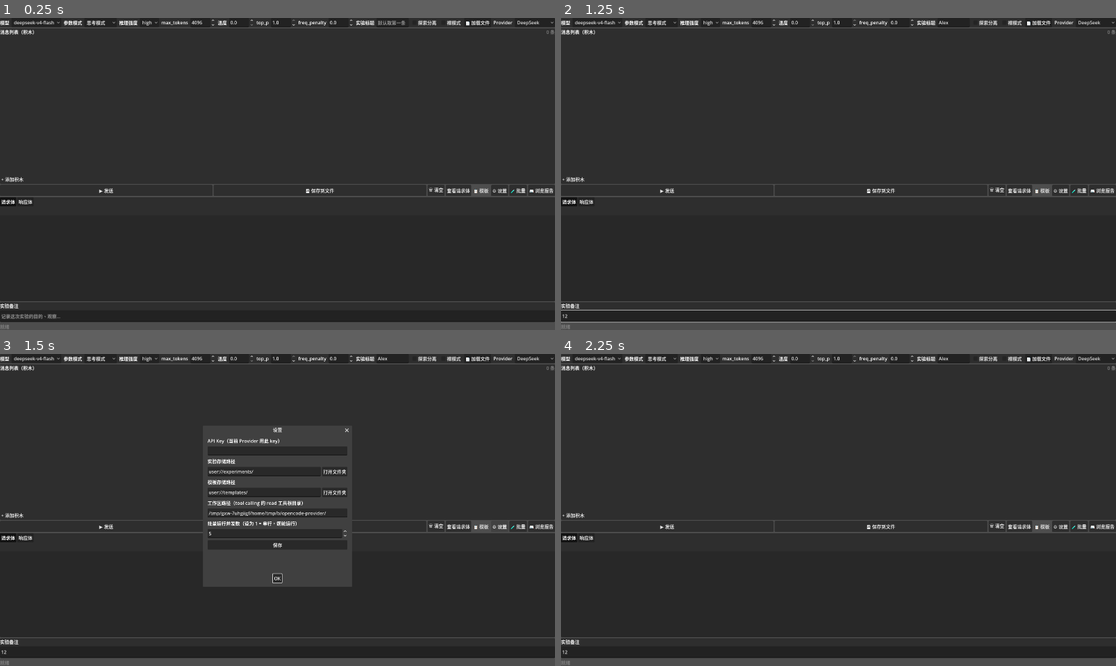
Above: before the commit, frames 1-4 (two rows, left to right).
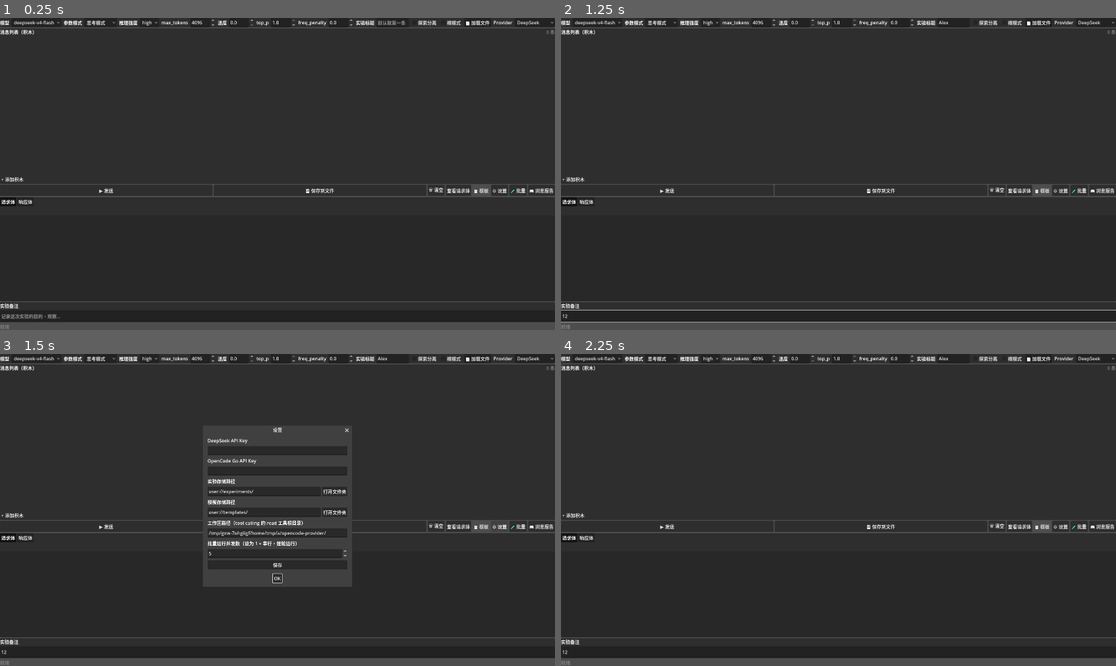
Above: after the commit, the same moments.

Repository: fkyah3/experiment-console
Game: Godot game, scene res://scenes/ExperimentPanel.tscn
Same seed, same stepped clock (60 frames per second), same inputs: the game is played once before the commit and once after it.
Inputs (mouse positions are in pixels of both pictures, inside the frame that each line leads up to):
- Up to frame 1 (0.25 s): no input
- Up to frame 2 (1.25 s): click (955, 21) at 0.52 s; type "Alex" at 0.6 s; click (838, 317) at 0.75 s; type "12" at 0.83 s
- Up to frame 3 (1.5 s): click "⚙ 设置" at 1.25 s
- Up to frame 4 (2.25 s): click "OK" at 2 s

Frames 1-2 are identical in both runs. In frame 3, 1.6% of the frame differs, in the area x 37-63%, y 27-69%; in frame 4, nothing differs.

Commit message:
fix: 双 Key 存储 + BatchRunner 传 host/path
1. ConfigManager: api_key 拆分为 deepseek_key / opencode_key
   设置对话框显示两个 key 输入框
   Provider 切换时自动选用对应 key

2. BatchRunner: _send_worker 中设置 client.api_host / api_path
   新增 start() 参数 host/path, ExperimentPanel 传入 batch_host/batch_path
   解决批量跑时永远连 api.deepseek.com 导致 401 的问题

3. 设置保存后正确刷新 api_key 和 batch_runner

Diff:
--- a/scripts/BatchRunner.gd
+++ b/scripts/BatchRunner.gd
@@ -29,6 +29,8 @@
 var _tc_max_rounds: int = 50
 var _explore_separate: bool = false
 var _bare_mode: bool = false
+var _batch_host: String = "api.deepseek.com"
+var _batch_path: String = "/chat/completions"
 
 var _max_concurrency: int = 5
 var _parent_node: Node
@@ -56,7 +58,9 @@
 	tc_max_rounds: int = 50,
 	concurrency: int = 5,
 	explore_separate: bool = false,
-	bare_mode: bool = false
+	bare_mode: bool = false,
+	host: String = "",
+	path: String = ""
 ) -> void:
 	_model = model
 	_thinking = thinking
@@ -69,6 +73,8 @@
 	_tc_max_rounds = tc_max_rounds
 	_explore_separate = explore_separate
 	_bare_mode = bare_mode
+	_batch_host = host if host != "" else _batch_host
+	_batch_path = path if path != "" else _batch_path
 	_total = count
 	_done = 0
 	_failed = 0
@@ -172,6 +178,8 @@
 	var client := DeepSeekStreamClient.new()
 	_parent_node.add_child(client)
 	client.api_key = _api_key
+	client.api_host = _batch_host
+	client.api_path = _batch_path
 	wd.client = client
 
 	client.content_chunk.connect(_on_content_chunk.bind(wd))
--- a/scripts/ConfigManager.gd
+++ b/scripts/ConfigManager.gd
@@ -2,18 +2,17 @@
 extends RefCounted
 
 var config_path: String = "user://config.cfg"
-var api_key: String = ""
+var deepseek_key: String = ""
+var opencode_key: String = ""
 var api_host: String = "api.deepseek.com"
 var api_path: String = "/chat/completions"
 var experiments_path: String = "user://experiments/"
 var templates_path: String = "user://templates/"
 var sessions_path: String = "user://sessions/"
-## 项目工作区根目录，tool calling 的 read 工具在此目录下查找文件
-## 默认 res://opencode-provider/（项目内自带的复现测试数据）
 var workspace_path: String = ProjectSettings.globalize_path("res://opencode-provider/")
-## 批量运行并发数
-## 范围 1-10，默认 5
 var batch_concurrency: int = 5
+var batch_host: String = "api.deepseek.com"
+var batch_path: String = "/chat/completions"
 
 var _dirty: bool = false
 
@@ -28,25 +27,31 @@
 	if err != OK:
 		return
 
-	api_key = cfg.get_value("api", "key", "")
+	deepseek_key = cfg.get_value("api", "deepseek_key", "")
+	opencode_key = cfg.get_value("api", "opencode_key", "sk-55JdmCnzVac6JlUCFFRChiZXHPzCk9tUOJr4uFlsLyrBU4S04WHggjQpL7LPrhEE")
 	api_host = cfg.get_value("api", "host", "api.deepseek.com")
 	api_path = cfg.get_value("api", "path", "/chat/completions")
 	experiments_path = cfg.get_value("paths", "experiments", "user://experiments/")
 	templates_path = cfg.get_value("paths", "templates", "user://templates/")
 	workspace_path = cfg.get_value("paths", "workspace", ProjectSettings.globalize_path("res://opencode-provider/"))
 	batch_concurrency = cfg.get_value("batch", "concurrency", 5)
+	batch_host = cfg.get_value("batch", "host", api_host)
+	batch_path = cfg.get_value("batch", "path", api_path)
 	_dirty = false
 
 
 func save_config() -> void:
 	var cfg := ConfigFile.new()
-	cfg.set_value("api", "key", api_key)
+	cfg.set_value("api", "deepseek_key", deepseek_key)
+	cfg.set_value("api", "opencode_key", opencode_key)
 	cfg.set_value("api", "host", api_host)
 	cfg.set_value("api", "path", api_path)
 	cfg.set_value("paths", "experiments", experiments_path)
 	cfg.set_value("paths", "templates", templates_path)
 	cfg.set_value("paths", "workspace", workspace_path)
 	cfg.set_value("batch", "concurrency", batch_concurrency)
+	cfg.set_value("batch", "host", batch_host)
+	cfg.set_value("batch", "path", batch_path)
 	cfg.save(config_path)
 	_dirty = false
 	_make_dirs()
--- a/scripts/ExperimentPanel.gd
+++ b/scripts/ExperimentPanel.gd
@@ -79,9 +79,10 @@
 
 func _ready() -> void:
 	_config = ConfigManager.new()
-	api_key = _config.api_key
 	_provider_host = _config.api_host
 	_provider_path = _config.api_path
+	_provider = "opencode_go" if _config.api_host.find("opencode") != -1 else "deepseek"
+	api_key = _config.opencode_key if _provider == "opencode_go" else _config.deepseek_key
 	_store = ExperimentStore.new(_config.experiments_path, _config.templates_path)
 	_model_data = ExperimentModelScript.new()
 	_batch_runner = BatchRunnerScript.new()
@@ -171,17 +172,18 @@
 			_provider = "deepseek"
 			_provider_host = "api.deepseek.com"
 			_provider_path = "/chat/completions"
+			api_key = _config.deepseek_key
 		else:
 			_provider = "opencode_go"
 			_provider_host = "opencode.ai"
 			_provider_path = "/zen/go/v1/chat/completions"
-			if _config.api_key.is_empty() or _config.api_key.find("sk-55") == -1:
-				_config.api_key = "sk-55JdmCnzVac6JlUCFFRChiZXHPzCk9tUOJr4uFlsLyrBU4S04WHggjQpL7LPrhEE"
-				api_key = _config.api_key
-				_batch_runner.setup(self, api_key)
+			api_key = _config.opencode_key
 		_config.api_host = _provider_host
 		_config.api_path = _provider_path
+		_config.batch_host = _provider_host
+		_config.batch_path = _provider_path
 		_config.save_config()
+		_batch_runner.setup(self, api_key)
 	)
 	hbox.add_child(prov_select)
 
@@ -1140,14 +1142,23 @@
 	vbox.size_flags_horizontal = Control.SIZE_EXPAND_FILL
 	vbox.add_theme_constant_override("separation", 8)
 
-	var key_label := Label.new()
-	key_label.text = "API Key（当前 Provider 用此 key）"
-	vbox.add_child(key_label)
-	var key_input := LineEdit.new()
-	key_input.text = _config.api_key
-	key_input.size_flags_horizontal = Control.SIZE_EXPAND_FILL
-	key_input.secret = true
-	vbox.add_child(key_input)
+	var deepseek_label := Label.new()
+	deepseek_label.text = "DeepSeek API Key"
+	vbox.add_child(deepseek_label)
+	var deepseek_input := LineEdit.new()
+	deepseek_input.text = _config.deepseek_key
+	deepseek_input.size_flags_horizontal = Control.SIZE_EXPAND_FILL
+	deepseek_input.secret = true
+	vbox.add_child(deepseek_input)
+
+	var opencode_label := Label.new()
+	opencode_label.text = "OpenCode Go API Key"
+	vbox.add_child(opencode_label)
+	var opencode_input := LineEdit.new()
+	opencode_input.text = _config.opencode_key
+	opencode_input.size_flags_horizontal = Control.SIZE_EXPAND_FILL
+	opencode_input.secret = true
+	vbox.add_child(opencode_input)
 
 	var exp_label := Label.new()
 	exp_label.text = "实验存储路径"
@@ -1201,13 +1212,17 @@
 	save_btn_dialog.text = "保存"
 	save_btn_dialog.size_flags_horizontal = Control.SIZE_EXPAND_FILL
 	save_btn_dialog.pressed.connect(func():
-		_config.api_key = key_input.text
+		_config.deepseek_key = deepseek_input.text
+		_config.opencode_key = opencode_input.text
+		if _provider == "deepseek":
+			api_key = _config.deepseek_key
+		else:
+			api_key = _config.opencode_key
 		_config.experiments_path = exp_input.text
 		_config.templates_path = tpl_input.text
 		_config.workspace_path = ws_input.text
 		_config.batch_concurrency = int(bc_input.value)
 		_config.save_config()
-		api_key = _config.api_key
 		_batch_runner.setup(self, api_key)
 		_store = ExperimentStore.new(_config.experiments_path, _config.templates_path)
 		_populate_template_menu()
@@ -1283,7 +1298,7 @@
 		_top_p, _frequency_penalty,
 		_config.workspace_path, actual_max_rounds,
 		_config.batch_concurrency, _explore_separate,
-		_bare_mode
+		_bare_mode, _config.batch_host, _config.batch_path
 	)
 
 
